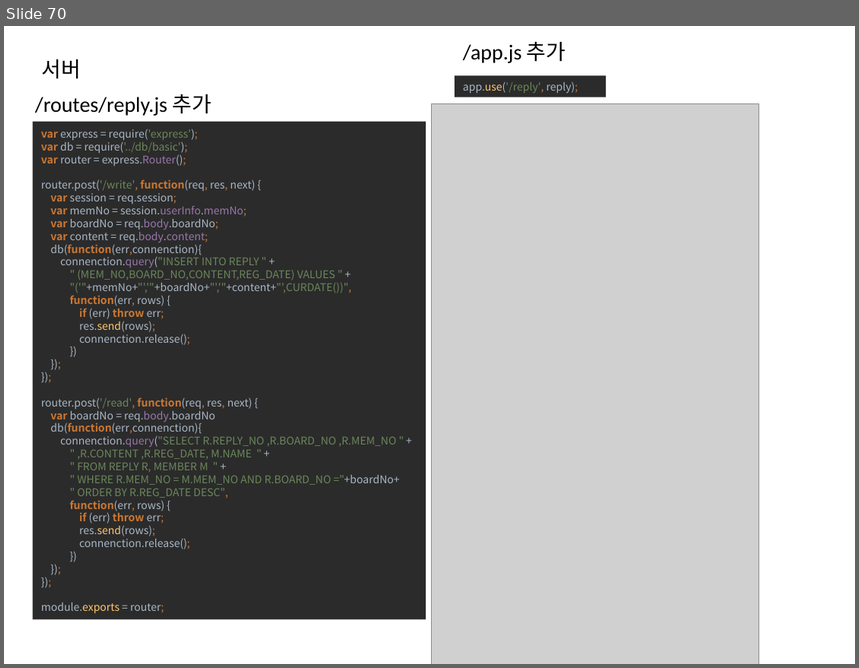
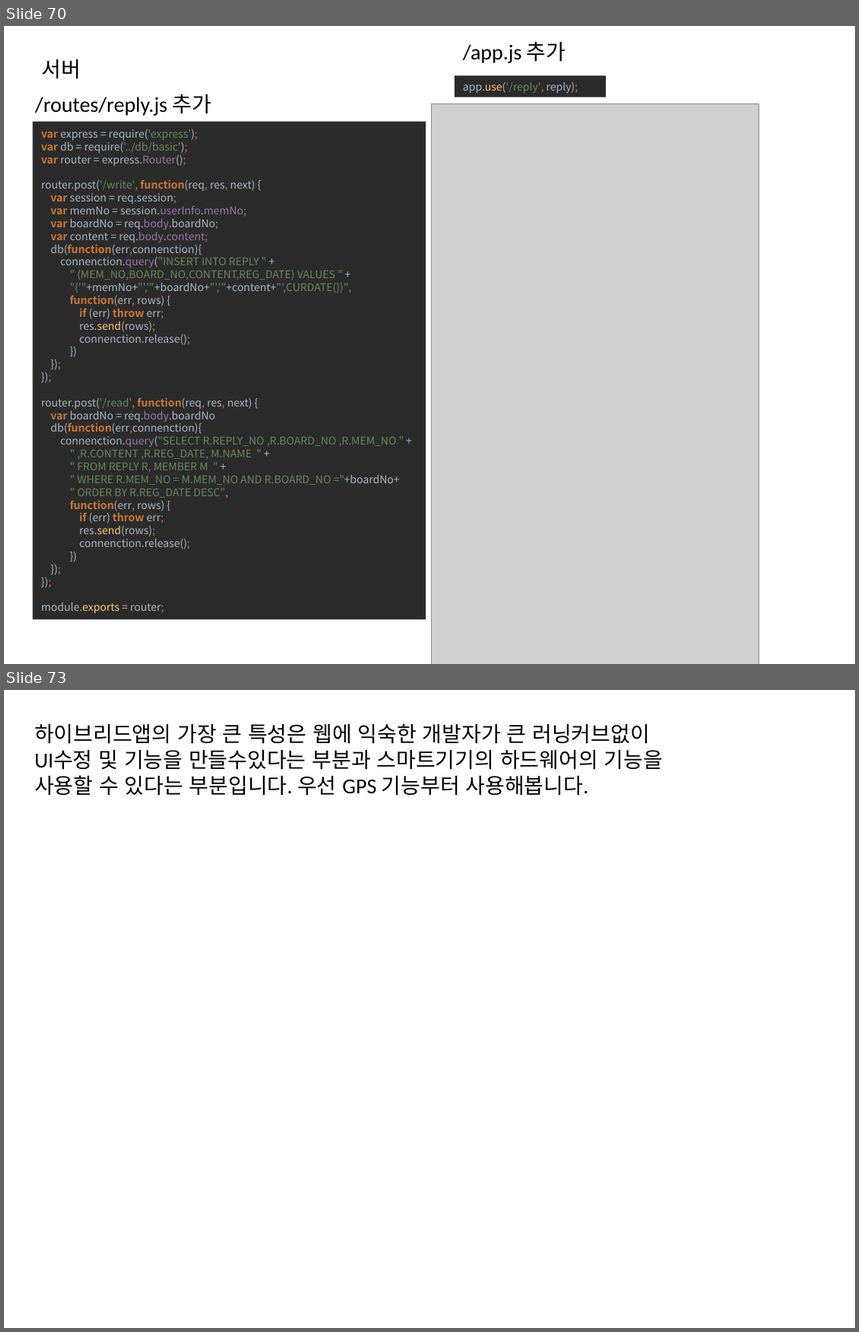
Before and after one commit to yysstory/mozzi, a slide deck: DOCS/1.pptx. Shown one above the other, each under a label of ours: slide 70 before the commit, slides 70 and 73 after it; the slides between them are not shown. The pictures are 859x668 and 859x1332 pixels, drawn with LibreOffice and Linux fonts; fonts in the diff are those of the drawing; grey boxes stand for pictures. Boxes give left, top, right and bottom in pixels: in the first picture for what was removed or moved away, otherwise in the second. Text is boxed around its words. In the diff, an @@ line names an element or a change of style, - is before the commit and + after.

Commit message:
내위치 공유 기능 작업중

```diff
--- a/DOCS/1.pptx
+++ b/DOCS/1.pptx
@@ slide 73 added at (x1=4, y1=690, x2=855, y2=1328), background #FFFFFF @@
@@ text added at (x1=34, y1=724, x2=663, y2=796), 18 pt, text #000000 @@
+하이브리드앱의 가장 큰 특성은 웹에 익숙한 개발자가 큰 러닝커브없이
+UI수정 및 기능을 만들수있다는 부분과 스마트기기의 하드웨어의 기능을
+사용할 수 있다는 부분입니다. 우선 GPS 기능부터 사용해봅니다.
```
Also in this commit, not shown: 1 slide changed, 7 other slides added, 2 slides removed, 9 other files.
